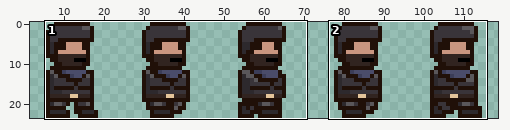
A sprite sheet gets an edit: Assets/CharacterAssets/Charger.png. Above, an overview of the earlier version with the close-up marked.
Close-up. Before the commit:
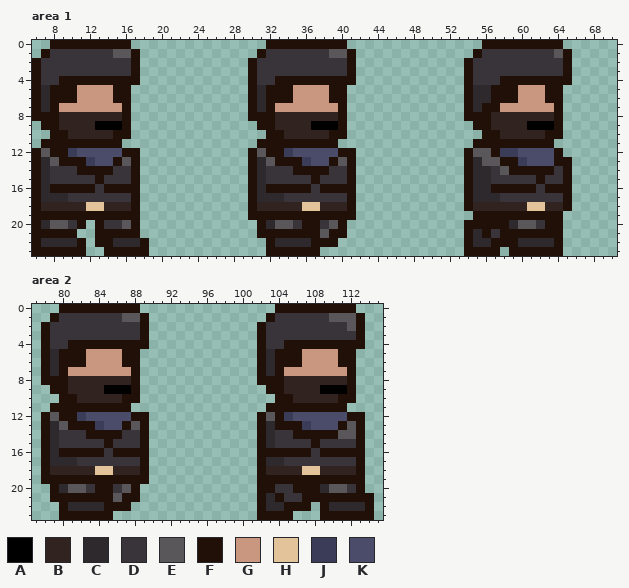
The file is 120x24 pixels. Shown: area 1: x 6..70, y 0..23; area 2: x 77..115, y 0..23. The wide view leaves out empty margins.
Palette (. is transparent): A #000000  B #312420  C #2d292d  D #393439  E #5a575a  F #201008  G #c99680  H #e3c49a  J #3b3d58  K #4a4c6a
After the commit:
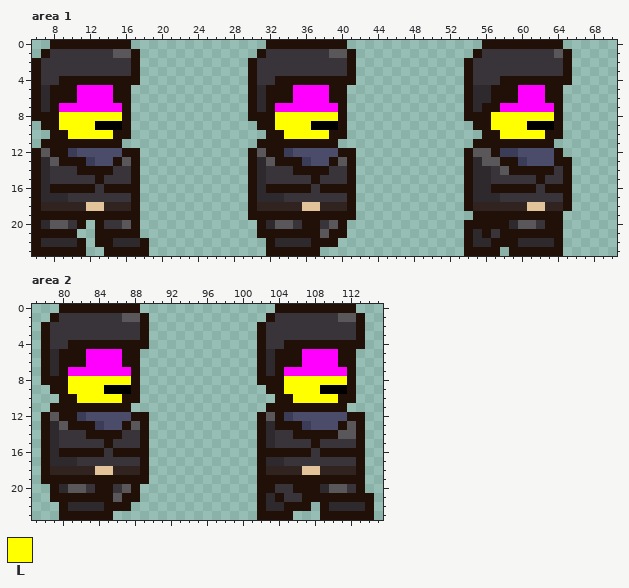
Colours new in this view: L #ffff00
The exact change:
Colour G changes from #c99680 to #ff00ff.
Area 1:
Colour B gives way to colour L in row 8 at x 9 to 15, 33 to 39 and 57 to 63; in row 9 at x 9 to 12, 33 to 36 and 57 to 60; in row 10 at x 10 to 14, 34 to 38 and 58 to 62.
Area 2:
Colour E gives way to colour D in row 1 at x 110; in row 2 at x 112.
Colour B gives way to colour L in row 8 at x 81 to 87 and 105 to 111; in row 9 at x 81 to 84 and 105 to 108; in row 10 at x 82 to 86 and 106 to 110.
